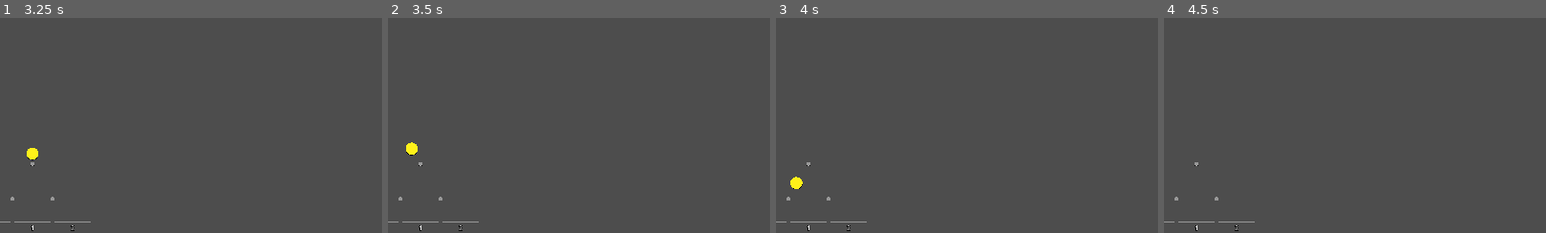
Above: before the commit, frames 1-4 (left to right).
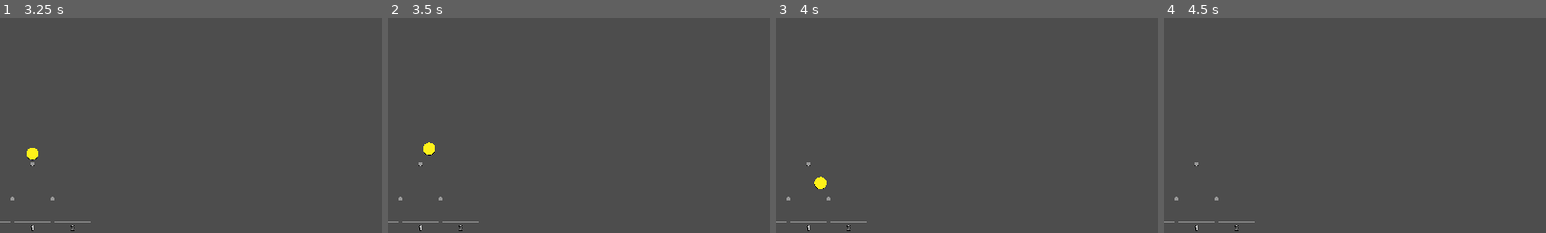
Above: after the commit, the same moments.

Repository: kjbrown-sandbox/pleenko
Game: Godot game, scene res://entities/main/main.tscn
Same seed, same stepped clock (60 frames per second), same inputs: the game is played once before the commit and once after it.
Inputs (mouse positions are % of the whole screen's width and height, from its top left):
- Up to frame 1 (3.25 s): tap Enter at 0.5 s; move the mouse to (72, 45) at 0.52 s; hold Right (board_right, bound only after the commit) 0.53-1.28 s; hold Space (drop_coin) 0.53-1.28 s; click (72, 45) at 0.67 s; move the mouse to (30, 55) at 1.27 s; hold Left (board_left, bound only after the commit) 1.28-2.03 s; tap Space (drop_coin) at 1.35, 2.3, 2.75, 3.05 s; move the mouse to (60, 28) at 2.02 s; hold 1 (drop_unrefined) 2.03-2.78 s; hold Right (board_right, bound only after the commit) from 2.03 s (still down); move the mouse to (45, 70) at 2.77 s; tap P at 2.85 s; click (45, 70) at 2.92 s
- Up to frame 2 (3.5 s): keep holding Right (board_right, bound only after the commit)
- Up to frame 3 (4 s): move the mouse to (80, 65) at 3.52 s; release Right (board_right, bound only after the commit) at 3.53 s; hold Left (board_left, bound only after the commit) from 3.53 s (still down); hold Space (drop_coin) from 3.53 s (still down)
- Up to frame 4 (4.5 s): keep holding Left (board_left, bound only after the commit); move the mouse to (20, 35) at 4.27 s; release Space (drop_coin) at 4.28 s; tap Space (drop_coin) at 4.35 s
The pictures show only the part of the screen within x 46-96%, y 0-50%; the shares and areas given below are measured in that part.

Frame 1 is identical in both runs. In frame 2, 0.3% of the frame differs, in the area x 4-13%, y 57-64%; in frame 3, 0.3%; in frame 4, nothing differs.

Commit message:
New boards can now be unlocked

Diff:
--- /dev/null
+++ b/entities/board_manager/board_manager.gd
@@ -0,0 +1,90 @@
+class_name BoardManager
+extends Node3D
+
+signal board_switched(board: PlinkoBoard)
+
+const BoardScene: PackedScene = preload("res://entities/plinko_board/plinko_board.tscn")
+
+## Horizontal distance between board centers
+@export var board_spacing: float = 12.0
+## How long the camera tween takes
+@export var camera_tween_duration: float = 0.4
+
+var _boards: Array[PlinkoBoard] = []
+var _active_index: int = 0
+var _camera: Camera3D
+
+## The initial camera offset from board position (captured at startup)
+var _camera_offset: Vector3
+
+
+func setup(camera: Camera3D) -> void:
+	_camera = camera
+	# Capture the camera's starting offset relative to origin (the first board)
+	_camera_offset = camera.position
+	# Start with just the gold board
+	_spawn_board(Enums.BoardType.GOLD)
+
+
+func _input(event: InputEvent) -> void:
+	if event.is_action_pressed("drop_coin"):
+		get_active_board().request_drop()
+	elif event.is_action_pressed("board_left"):
+		switch_board(_active_index - 1)
+	elif event.is_action_pressed("board_right"):
+		switch_board(_active_index + 1)
+
+
+func get_active_board() -> PlinkoBoard:
+	return _boards[_active_index]
+
+
+## Call this when a new board type is unlocked (e.g. orange, red).
+func unlock_board(type: Enums.BoardType) -> void:
+	# Don't spawn duplicates
+	for board in _boards:
+		if board.board_type == type:
+			return
+	_spawn_board(type)
+
+
+func switch_board(index: int) -> void:
+	if index < 0 or index >= _boards.size():
+		return
+	if index == _active_index:
+		return
+
+	# Hide old board's upgrades, show new board's upgrades
+	_boards[_active_index].upgrade_section.visible = false
+	_active_index = index
+	_boards[_active_index].upgrade_section.visible = true
+
+	_tween_camera_to_active_board()
+	board_switched.emit(_boards[_active_index])
+
+
+func _spawn_board(type: Enums.BoardType) -> void:
+	var board: PlinkoBoard = BoardScene.instantiate()
+	var board_index := _boards.size()
+	board.position = Vector3(board_index * board_spacing, 0, 0)
+	add_child(board)
+	board.setup(type)
+
+	# Only the active board's upgrades should be visible
+	if board_index != _active_index:
+		board.upgrade_section.visible = false
+
+	_boards.append(board)
+
+
+func _tween_camera_to_active_board() -> void:
+	var board_pos := _boards[_active_index].position
+	var target := Vector3(
+		board_pos.x + _camera_offset.x,
+		_camera_offset.y,
+		_camera_offset.z,
+	)
+	var tween := create_tween()
+	tween.tween_property(_camera, "position", target, camera_tween_duration) \
+		.set_ease(Tween.EASE_IN_OUT) \
+		.set_trans(Tween.TRANS_QUAD)
--- a/entities/main/main.gd
+++ b/entities/main/main.gd
@@ -1,7 +1,9 @@
 extends Node3D
 
-@onready var plinko_board: Node3D = $PlinkoBoard
+@onready var board_manager: BoardManager = $BoardManager
+@onready var camera: Camera3D = $Camera3D
 
 
 func _ready() -> void:
-	plinko_board.setup(Enums.BoardType.GOLD)
+	board_manager.setup(camera)
+	# board_manager.unlock_board(Enums.BoardType.ORANGE) # just here for testing that orange can be unlocked
--- a/entities/main/main.tscn
+++ b/entities/main/main.tscn
@@ -1,7 +1,7 @@
 [gd_scene format=3 uid="uid://djihx7hlyi5a6"]
 
 [ext_resource type="Script" uid="uid://der5dhn1xrahx" path="res://entities/main/main.gd" id="1_j5li3"]
-[ext_resource type="PackedScene" uid="uid://dqosetipfxq2w" path="res://entities/plinko_board/plinko_board.tscn" id="1_kykwc"]
+[ext_resource type="Script" uid="uid://c6xaea0tfy1nk" path="res://entities/board_manager/board_manager.gd" id="2_brdmgr"]
 [ext_resource type="Script" uid="uid://dqvg32rprv776" path="res://entities/main/coin_values.gd" id="2_dn64k"]
 [ext_resource type="PackedScene" path="res://entities/level_up_dialog/level_up_dialog.tscn" id="3_levelup"]
 [ext_resource type="Script" uid="uid://bv8jn2v2y6dbj" path="res://entities/level_progress_bar/level_progress_bar.gd" id="4_lvlbar"]
@@ -12,7 +12,8 @@
 [node name="Camera3D" type="Camera3D" parent="." unique_id=767305011]
 transform = Transform3D(1, 0, 0, 0, 1, 0, 0, 0, 1, 2.08165e-12, -1.7165763, 6.980745)
 
-[node name="PlinkoBoard" parent="." unique_id=455905067 instance=ExtResource("1_kykwc")]
+[node name="BoardManager" type="Node3D" parent="." unique_id=934128328]
+script = ExtResource("2_brdmgr")
 
 [node name="DirectionalLight3D" type="DirectionalLight3D" parent="." unique_id=1399139]
 transform = Transform3D(1, 0, 0, 0, 1, 0, 0, 0, 1, 0, 7.85613, 3.95506)
--- a/entities/plinko_board/plinko_board.gd
+++ b/entities/plinko_board/plinko_board.gd
@@ -21,10 +21,6 @@
 var is_waiting = false
 var bucket_value_multiplier: int = 1
 
-
-func _input(event: InputEvent) -> void:
-	if event.is_action_pressed("drop_coin"):
-		request_drop()
 
 func setup(type: Enums.BoardType) -> void:
 	board_type = type
--- a/project.godot
+++ b/project.godot
@@ -53,6 +53,16 @@
 "events": [Object(InputEventKey,"resource_local_to_scene":false,"resource_name":"","device":-1,"window_id":0,"alt_press …(192 unchanged characters)…
 ]
 }
+board_left={
+"deadzone": 0.2,
+"events": [Object(InputEventKey,"resource_local_to_scene":false,"resource_name":"","device":-1,"window_id":0,"alt_pressed":false,"shift_pressed":false,"ctrl_pressed":false,"meta_pressed":false,"pressed":false,"keycode":0,"physical_keycode":4194319,"key_label":0,"unicode":0,"location":0,"echo":false,"script":null)
+]
+}
+board_right={
+"deadzone": 0.2,
+"events": [Object(InputEventKey,"resource_local_to_scene":false,"resource_name":"","device":-1,"window_id":0,"alt_pressed":false,"shift_pressed":false,"ctrl_pressed":false,"meta_pressed":false,"pressed":false,"keycode":0,"physical_keycode":4194321,"key_label":0,"unicode":0,"location":0,"echo":false,"script":null)
+]
+}
 
 [physics]
 
Not shown, added: entities/board_manager/board_manager.gd.uid
